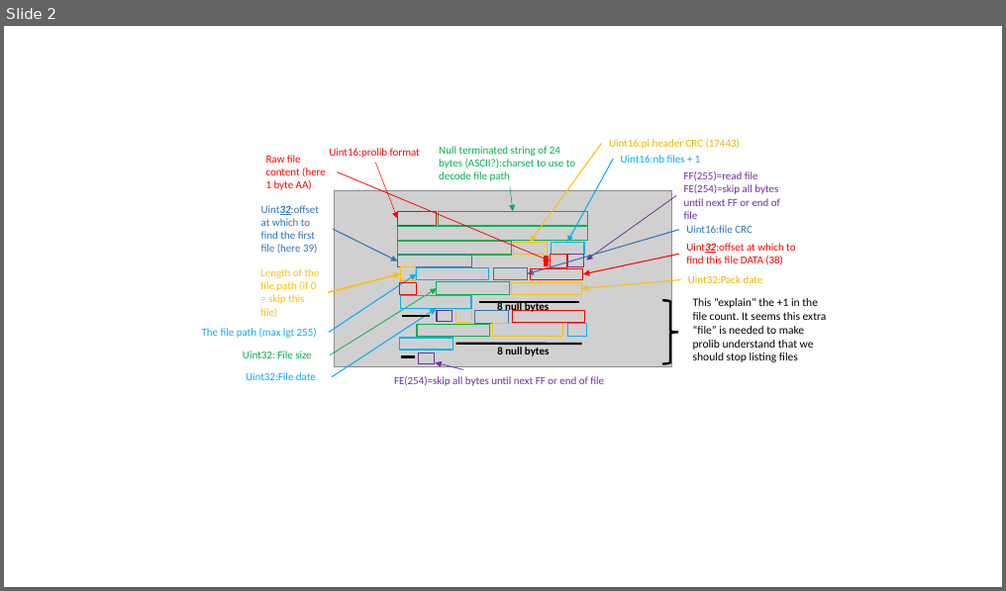
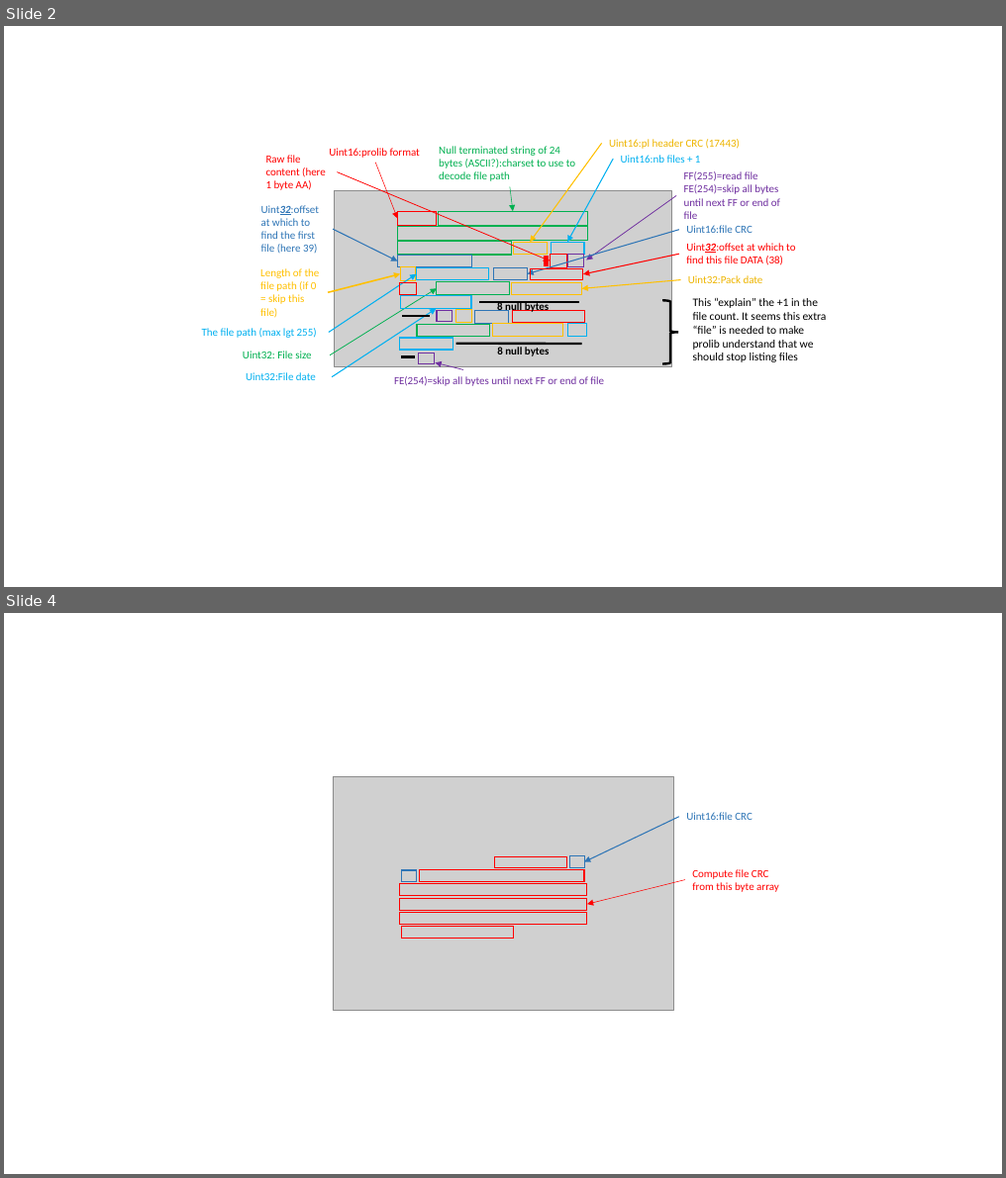
Before and after one commit to jcaillon/Notes, a slide deck: openedge/prolib/prolib.pptx. Shown one above the other, each under a label of ours: slide 2 before the commit, slides 2 and 4 after it; the slides between them are not shown. The pictures are 1006x591 and 1006x1178 pixels, drawn with LibreOffice and Linux fonts; fonts in the diff are those of the drawing; grey boxes stand for pictures. Boxes give left, top, right and bottom in pixels: in the first picture for what was removed or moved away, otherwise in the second. Text is boxed around its words. In the diff, an @@ line names an element or a change of style, - is before the commit and + after.

```diff
--- a/openedge/prolib/prolib.pptx
+++ b/openedge/prolib/prolib.pptx
@@ slide 4 added at bbox=[4, 613, 1002, 1174], background #FFFFFF @@
@@ picture added at bbox=[333, 777, 673, 1011] @@
@@ arrow added from (679, 817) to (584, 862), #2E75B6 1 pt @@
@@ text added at bbox=[686, 812, 752, 820], 10.5 pt, text #2E75B6 @@
+Uint16:file CRC
@@ rectangle added at bbox=[402, 870, 417, 881], outline #2E75B6 1 pt @@
@@ rectangle added at bbox=[420, 869, 584, 881], outline #FF0000 1 pt @@
@@ rectangle added at bbox=[494, 858, 567, 868], outline #FF0000 1 pt @@
@@ rectangle added at bbox=[569, 857, 584, 867], outline #2E75B6 1 pt @@
@@ text added at bbox=[692, 869, 779, 892], 10.5 pt, text #FF0000 @@
+Compute file CRC from this byte array
@@ rectangle added at bbox=[400, 884, 587, 896], outline #FF0000 1 pt @@
@@ rectangle added at bbox=[400, 898, 587, 910], outline #FF0000 1 pt @@
@@ arrow added from (685, 880) to (587, 904), #FF0000 0.5 pt @@
@@ rectangle added at bbox=[400, 912, 587, 925], outline #FF0000 1 pt @@
@@ rectangle added at bbox=[402, 927, 513, 938], outline #FF0000 1 pt @@
```
Also in this commit, not shown: 1 other slide added, 3 other files.
